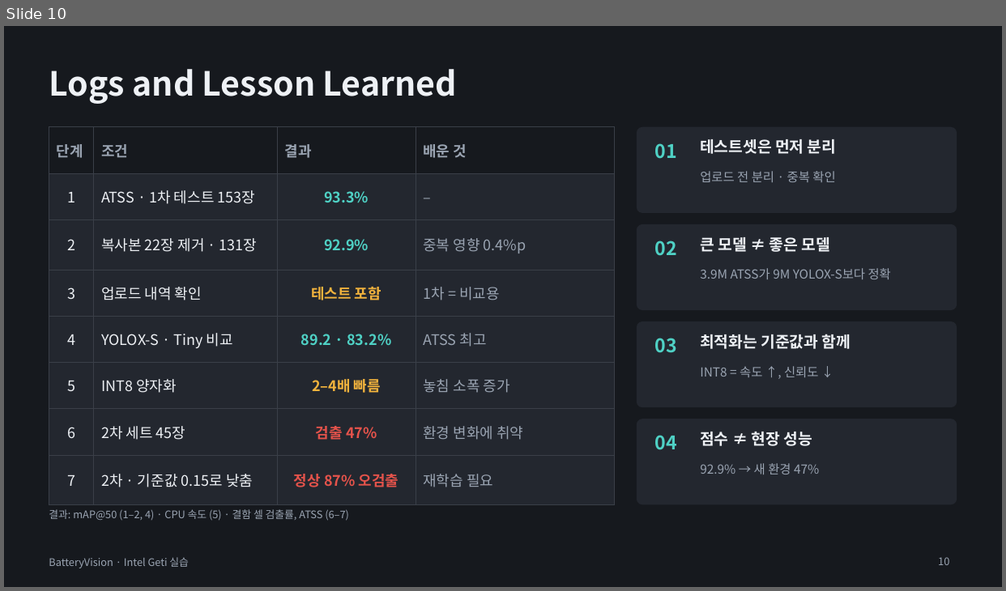
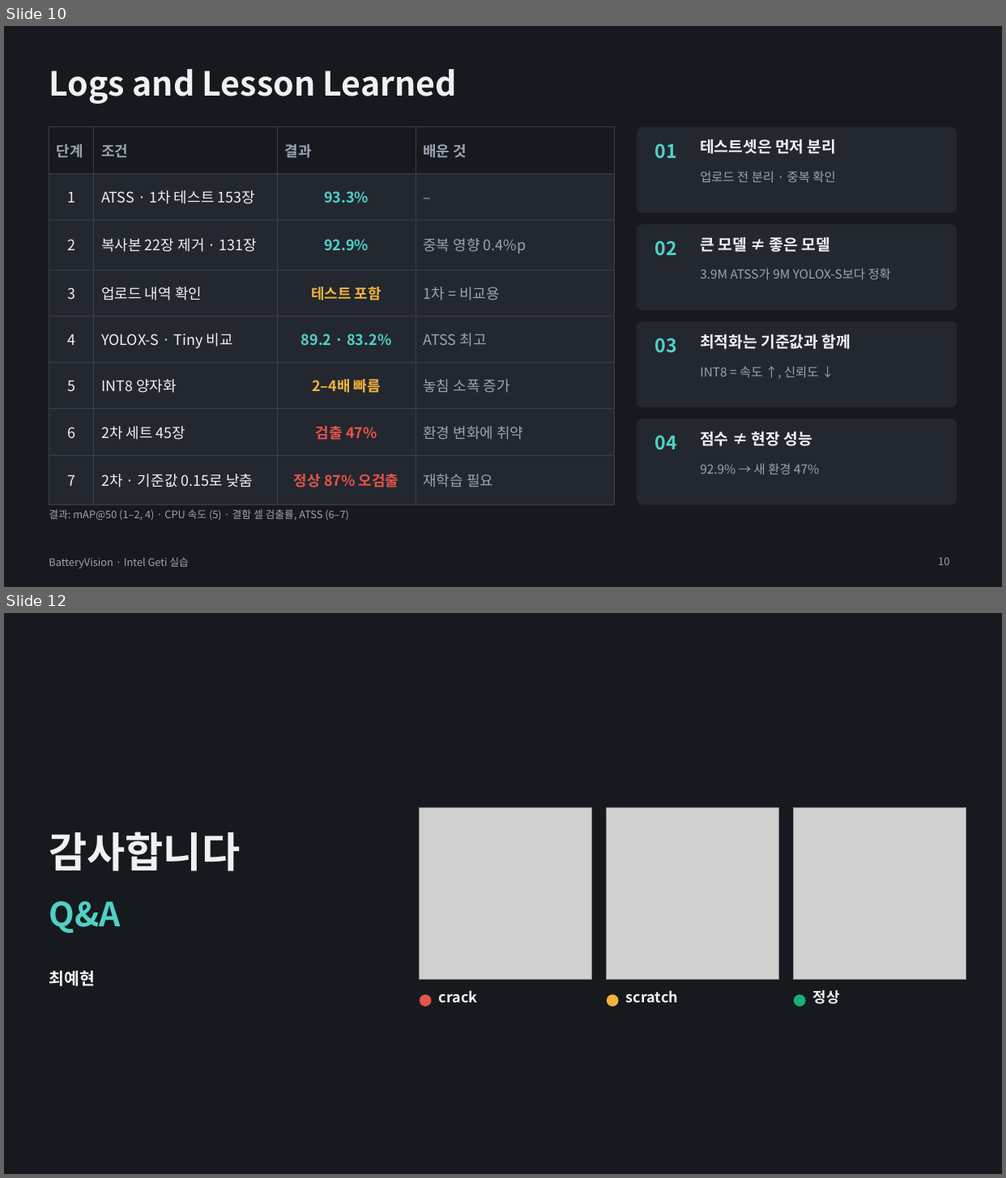
Before and after one commit to se4nchoi/batteryvision, a slide deck: docs/submission/BatteryVision_발표.pptx. Shown one above the other, each under a label of ours: slide 10 before the commit, slides 10 and 12 after it; the slides between them are not shown. The pictures are 1006x591 and 1006x1178 pixels, drawn with LibreOffice and Linux fonts; fonts in the diff are those of the drawing; grey boxes stand for pictures. Boxes give left, top, right and bottom in pixels: in the first picture for what was removed or moved away, otherwise in the second. Text is boxed around its words. In the diff, an @@ line names an element or a change of style, - is before the commit and + after.

```diff
--- a/docs/submission/BatteryVision_발표.pptx
+++ b/docs/submission/BatteryVision_발표.pptx
@@ slide 12 added at (4, 613, 1002, 1174), background #16191E @@
@@ picture added at (420, 807, 592, 980) @@
@@ picture added at (607, 807, 779, 980) @@
@@ picture added at (794, 807, 966, 980) @@
@@ title added at (49, 832, 240, 871), 40 pt, text #EEF1F5, bold @@
+감사합니다
@@ text added at (49, 901, 120, 934), 32 pt, text #4FD1C5, bold @@
+Q&A
@@ text added at (49, 970, 95, 986), 16 pt, text #EEF1F5, bold @@
+최예현
@@ ellipse added at (420, 995, 432, 1007), fill #E5534B @@
@@ text added at (439, 990, 478, 1003), 14 pt, text #EEF1F5, bold @@
+crack
@@ ellipse added at (607, 995, 619, 1007), fill #F2B33D @@
@@ text added at (626, 990, 678, 1003), 14 pt, text #EEF1F5, bold @@
+scratch
@@ ellipse added at (794, 995, 806, 1007), fill #1BAF7A @@
@@ text added at (813, 990, 840, 1004), 14 pt, text #EEF1F5, bold @@
+정상
```
Also in this commit, not shown: 5 slides changed, 3 other files.
